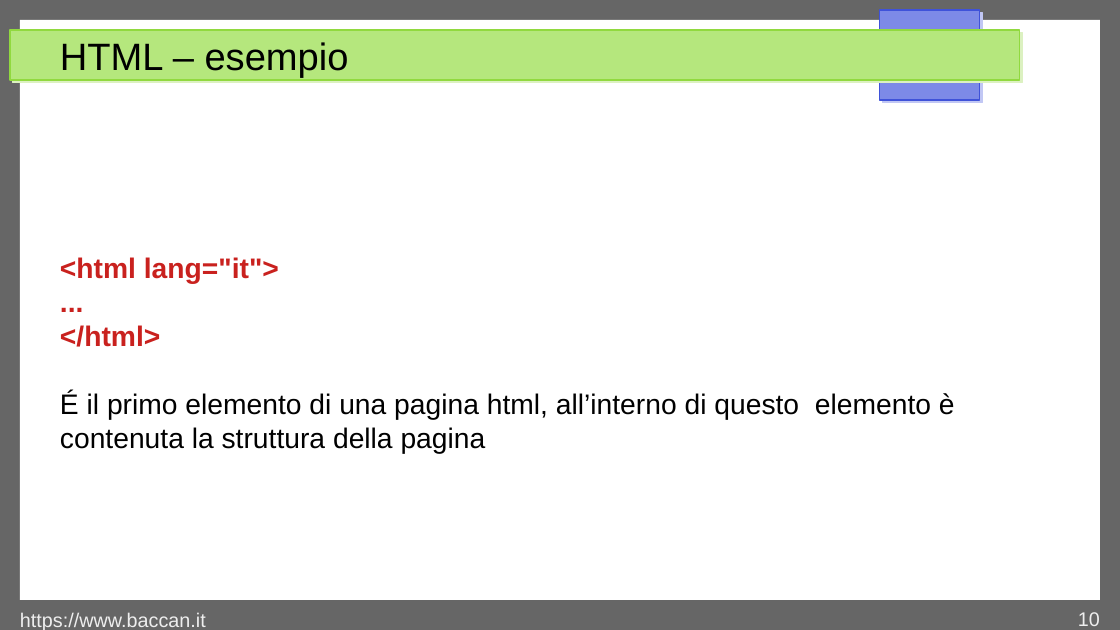
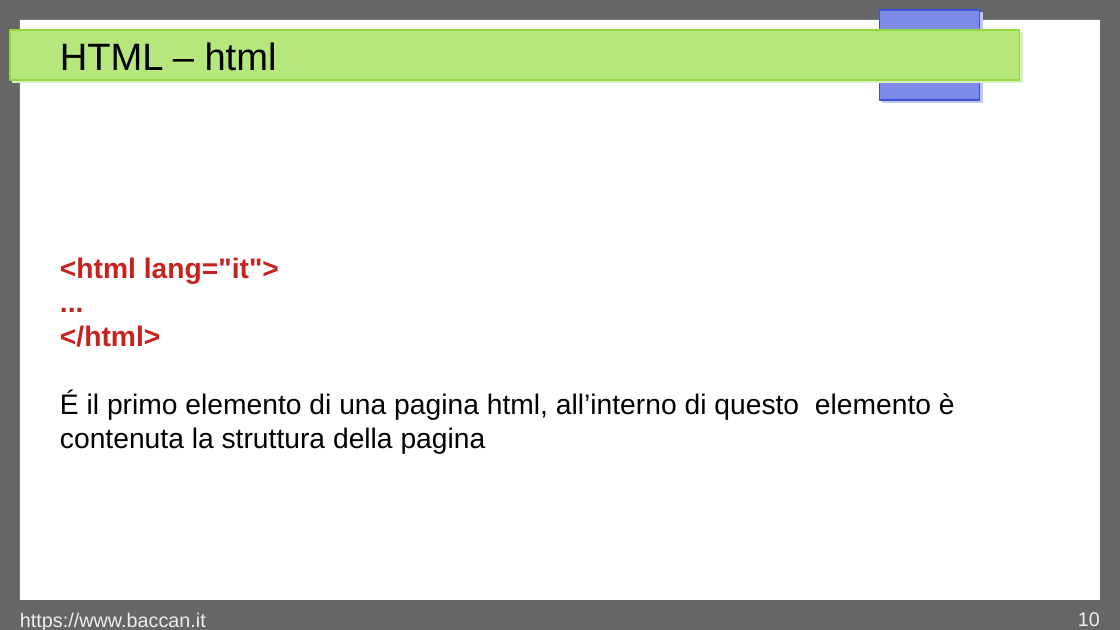
Before and after one commit to matteobaccan/CorsoHTML, a slide deck: slide 10 of Chapter_html.odp. Drawn at 1120x630 pixels with LibreOffice and Linux fonts; fonts in the diff are those of the drawing. Boxes give left, top, right and bottom in pixels: in the first picture for what was removed or moved away, otherwise in the second. Text is boxed around its words. In the diff, an @@ line names an element or a change of style, - is before the commit and + after.

```diff
--- a/Chapter_html.odp
+++ b/Chapter_html.odp
@@ title at <box>60,42,277,71</box>: text changed @@
-HTML – esempio
+HTML – html
```
Also in this commit, not shown: 9 other slides changed, 15 slides added, 9 other files.
